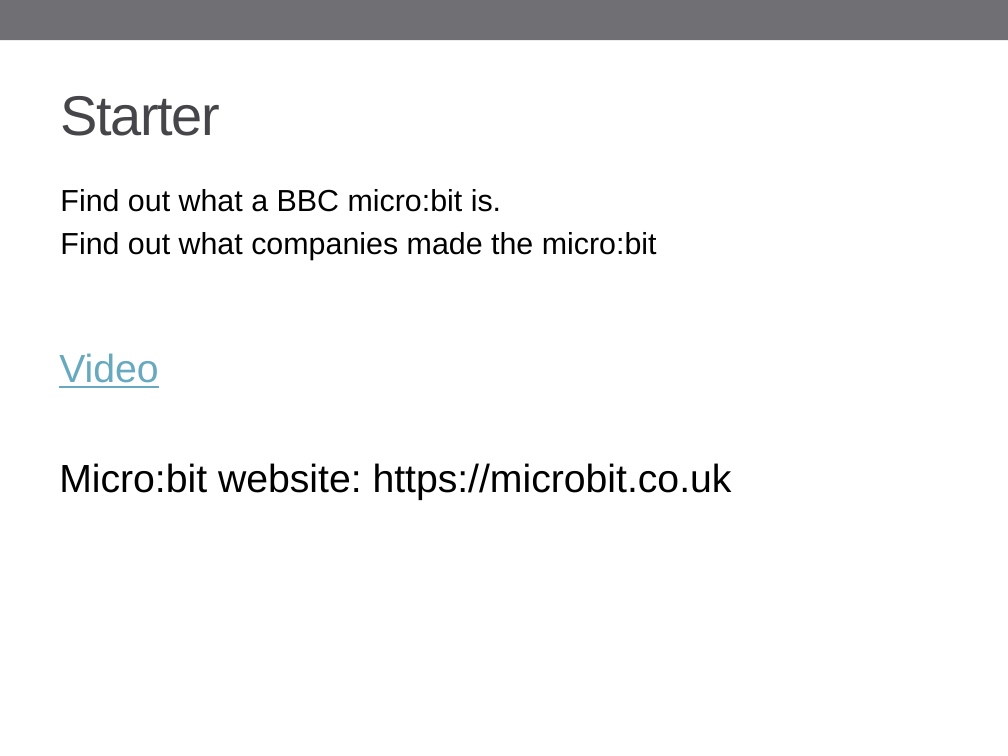
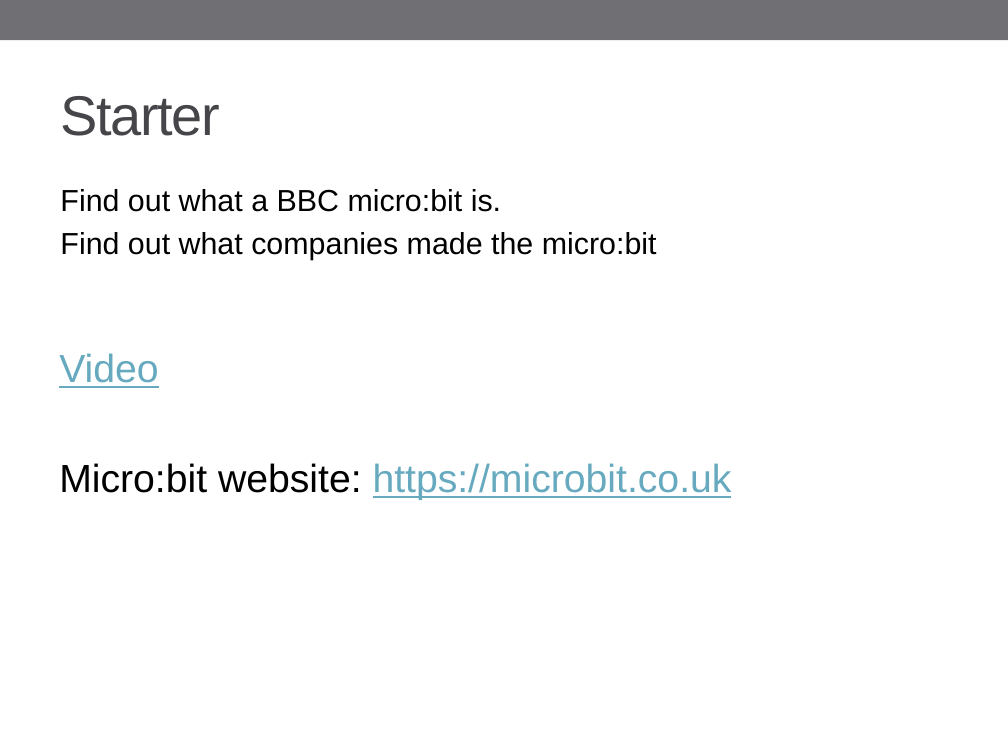
Before and after one commit to odiffey/microbit-lesson, a slide deck: slide 2 of BBC microbit lesson 1.pptx. Drawn at 1008x756 pixels with LibreOffice and Linux fonts; fonts in the diff are those of the drawing. Boxes give left, top, right and bottom in pixels: in the first picture for what was removed or moved away, otherwise in the second. Text is boxed around its words. In the diff, an @@ line names an element or a change of style, - is before the commit and + after.

```diff
--- a/BBC microbit lesson 1.pptx
+++ b/BBC microbit lesson 1.pptx
@@ text at (59,463,732,500): text colour #000000 to #67AABF, underline on in "https://microbit.co.uk" @@
```
Also in this commit, not shown: 3 other slides changed.
